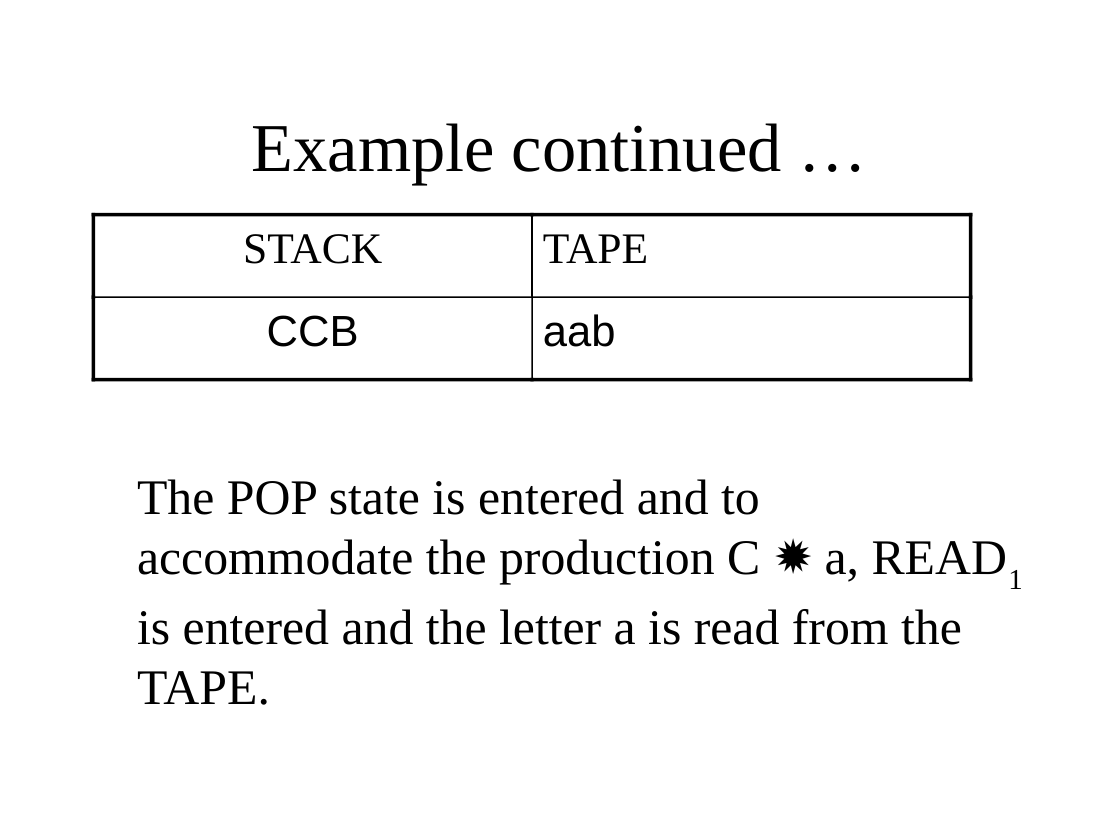
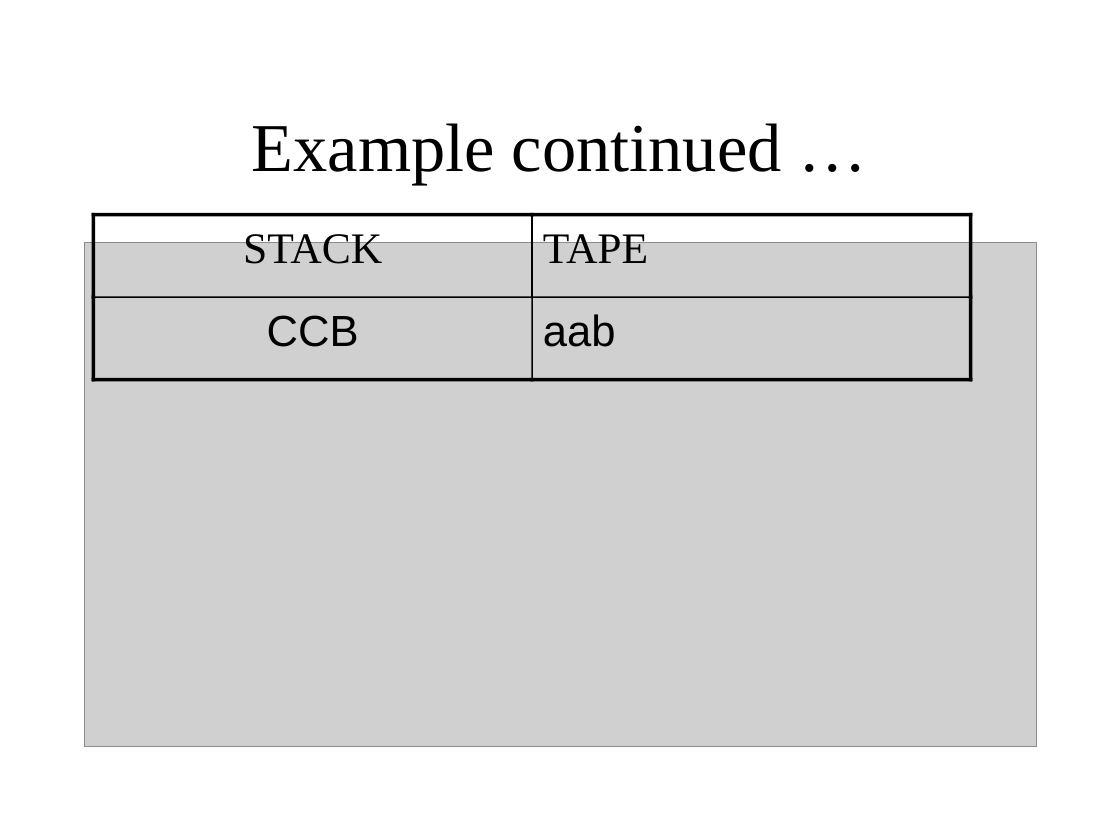
Before and after one commit to bamboat3/toa, a slide deck: slide 10 of Lesson 39.ppt. Drawn at 1120x840 pixels with LibreOffice and Linux fonts; fonts in the diff are those of the drawing; grey boxes stand for pictures. Boxes give left, top, right and bottom in pixels: in the first picture for what was removed or moved away, otherwise in the second. Text is boxed around its words. In the diff, an @@ line names an element or a change of style, - is before the commit and + after.

```diff
--- a/Lesson 39.ppt
+++ b/Lesson 39.ppt
@@ picture added at (84,243,1036,747) @@
@@ text removed at (137,479,962,705) @@
-The POP state is entered and to accommodate the production C ✹ a, READ1 is entered and the letter a is read from the TAPE.
```
Also in this commit, not shown: 6 other slides changed, 7 slides added, 7 slides removed, 3 other files.
